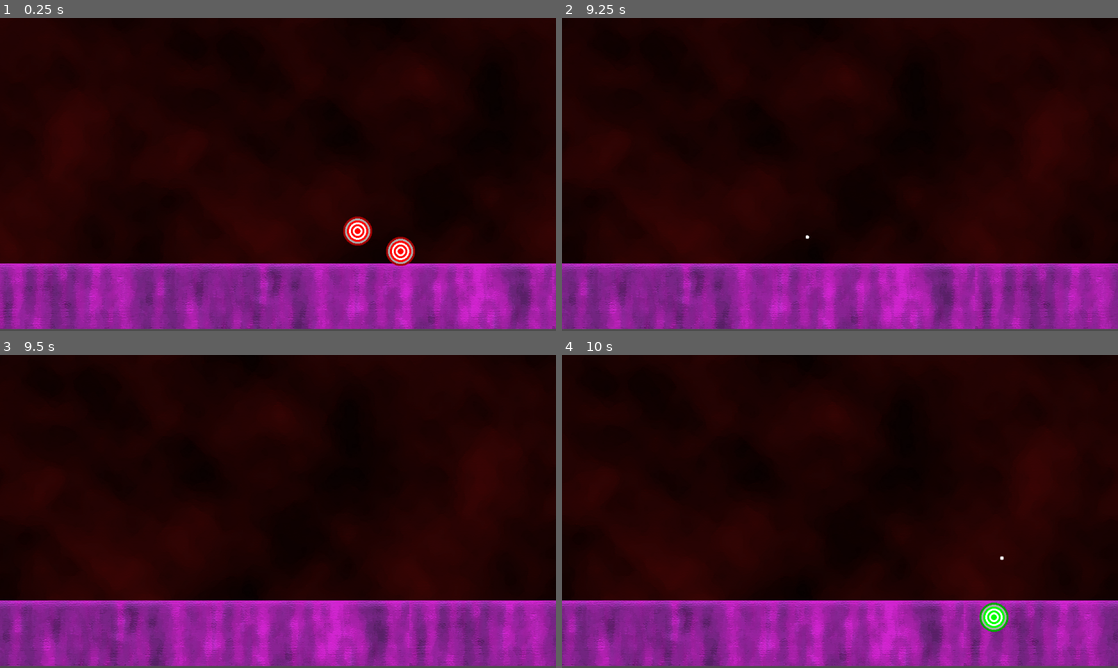
Above: before the commit, frames 1-4 (two rows, left to right).
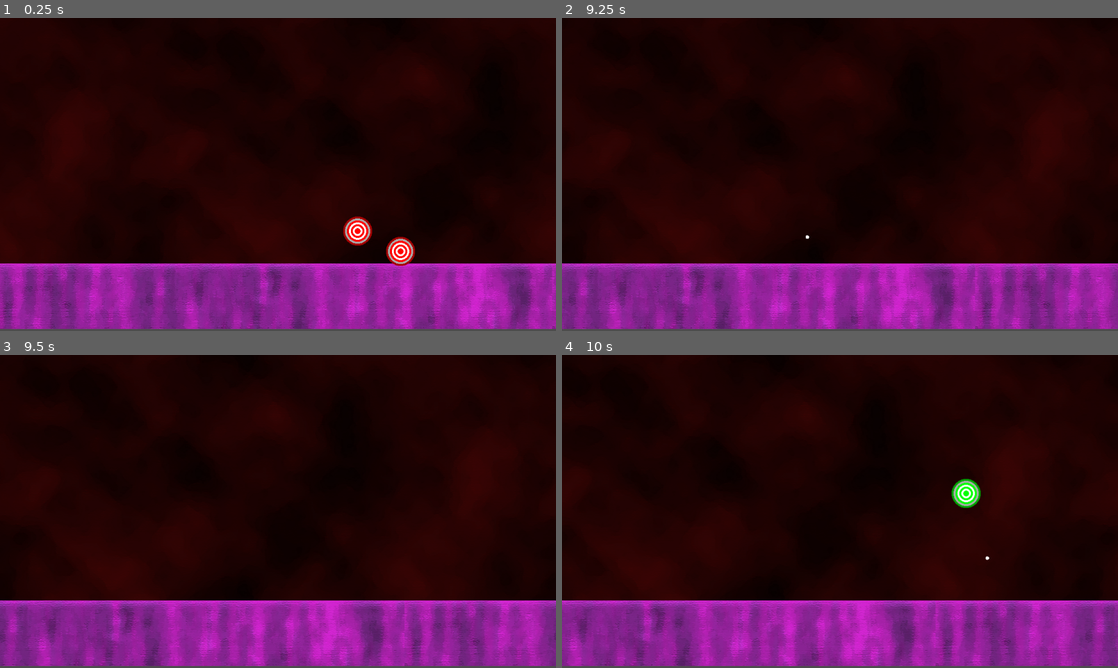
Above: after the commit, the same moments.

Repository: davididev/lightgungame
Game: Godot game, scene res://Scenes/Bonus1.tscn
Two runs of this game, one before a commit and one after it. Both use one fixed random seed, a clock stepped at 60 frames per second and the inputs below.
Inputs (mouse positions are in pixels of both pictures, inside the frame that each line leads up to):
- Up to frame 1 (0.25 s): no input
- Up to frame 2 (9.25 s): move the mouse to (962, 158) at 0.52 s; click (962, 158) at 0.67 s; move the mouse to (728, 190) at 1.27 s; click (728, 190) at 1.42 s; move the mouse to (895, 105) at 2.02 s; click (895, 105) at 2.17 s; move the mouse to (812, 237) at 2.77 s; click (812, 237) at 2.92 s; move the mouse to (1006, 221) at 3.52 s; click (1006, 221) at 3.67 s; move the mouse to (673, 127) at 4.27 s; click (673, 127) at 4.42 s; move the mouse to (867, 174) at 5.02 s; click (867, 174) at 5.17 s; move the mouse to (756, 96) at 5.77 s; click (756, 96) at 5.92 s; move the mouse to (962, 158) at 6.52 s; click (962, 158) at 6.67 s; move the mouse to (728, 190) at 7.27 s; click (728, 190) at 7.42 s; move the mouse to (895, 105) at 8.02 s; click (895, 105) at 8.17 s; move the mouse to (812, 237) at 8.77 s; click (812, 237) at 8.92 s
- Up to frame 3 (9.5 s): no input
- Up to frame 4 (10 s): move the mouse to (1006, 558) at 9.52 s; click (1006, 558) at 9.67 s

Frames 1-2 are identical in both runs. In frame 3, 4.7% of the frame differs, in the area x 0-100%, y 78-100%; in frame 4, 9.9%, in the area x 0-100%, y 16-100%.

Commit message:
Added Scene Vars / level step script
The level_step requires the leftmost to be first and the rightmost.
Overall idea is to change horizontal scrolling in the middle of the level.
It uses the top-left corner of the player camera.

Diff:
--- /dev/null
+++ b/LevelVars/level_step.gd
@@ -0,0 +1,5 @@
+extends Resource
+class_name LevelStep
+
+@export var horizontal_speed = 32.0;
+@export var ending_x = 1024.0;
--- /dev/null
+++ b/LevelVars/scene_vars.gd
@@ -0,0 +1,20 @@
+extends Node2D
+class_name SceneVars
+@export var steps : Array[LevelStep]
+
+static var MoveSpeed = 32.0;
+var current_step = -1;
+# Called when the node enters the scene tree for the first time.
+func _ready():
+	pass # Replace with function body.
+
+# Called every frame. 'delta' is the elapsed time since the previous frame.
+func _process(delta):
+	var current_x = Player.CameraX;
+	for n in range(steps.size() - 1, current_step, -1):  #Max to 0
+		#print("Current ", n, ": ", current_x, " vs", steps[n].ending_x)
+		if current_x > steps[n].ending_x:  #Finished current step
+			current_step = n;
+			break;
+		else:
+			SceneVars.MoveSpeed = steps[n].horizontal_speed
--- a/Prefabs/Enemies/spawn_point.gd
+++ b/Prefabs/Enemies/spawn_point.gd
@@ -13,7 +13,7 @@
 func _process(delta):
 	if spawned == false:
 		var check_x = global_position.x + 256.0;
-		print("Check ", check_x, "vs ", Player.CurrentX)
+		#print("Check ", check_x, "vs ", Player.CurrentX)
 		if Player.CurrentX > check_x:
 			if delay > 0.0:
 				delay -= delta;
--- a/Prefabs/Player.gd
+++ b/Prefabs/Player.gd
@@ -3,6 +3,7 @@
 
 static var GameStarted : bool = false;
 static var CurrentX : float = 0.0;
+static var CameraX : float = 0.0;
 @export var BulletPrefab : PackedScene;
 
 
@@ -19,9 +20,9 @@
 		pass;
 	var width : float = get_viewport_rect().size.x;
 	CurrentX = global_position.x + width;
-
+	CameraX = global_position.x;
 	var my_pos = position;
-	my_pos.x += 32.0 * delta;
+	my_pos.x += SceneVars.MoveSpeed * delta;
 	position = my_pos;
 
 	if jiggle_shape == true:
--- a/Scenes/Bonus1.tscn
+++ b/Scenes/Bonus1.tscn
@@ -6,6 +6,7 @@
 [ext_resource type="PackedScene" uid="uid://cpowr3ao3d2rj" path="res://Prefabs/Enemies/Target/TargetGreenJump.tscn" id="5_tf778"]
 [ext_resource type="Texture2D" uid="uid://ce5xl8dpxhg1" path="res://Backgrounds/BonusBackground1.png" id="6_gc0fw"]
 [ext_resource type="PackedScene" uid="uid://kl8ybcl4afwa" path="res://Prefabs/Enemies/Target/TargetBlueJump.tscn" id="6_khdwr"]
+[ext_resource type="PackedScene" uid="uid://biutsnx7r65lo" path="res://Scenes/Bonus1SceneVars.tscn" id="7_rofu0"]
 
 [node name="Node2D" type="Node2D"]
 
@@ -51,3 +52,6 @@
 [node name="BonusBackground3" type="Sprite2D" parent="."]
 position = Vector2(2880, 320)
 texture = ExtResource("6_gc0fw")
+
+[node name="SceneVars" parent="." instance=ExtResource("7_rofu0")]
+position = Vector2(-127, 391)
--- /dev/null
+++ b/Scenes/Bonus1SceneVars.tscn
@@ -0,0 +1,23 @@
+[gd_scene load_steps=6 format=3 uid="uid://biutsnx7r65lo"]
+
+[ext_resource type="Script" path="res://LevelVars/scene_vars.gd" id="1_kgx7n"]
+[ext_resource type="Script" path="res://LevelVars/level_step.gd" id="2_5sbne"]
+
+[sub_resource type="Resource" id="Resource_br0p6"]
+script = ExtResource("2_5sbne")
+horizontal_speed = 32.0
+ending_x = 300.0
+
+[sub_resource type="Resource" id="Resource_nlo6i"]
+script = ExtResource("2_5sbne")
+horizontal_speed = 128.0
+ending_x = 700.0
+
+[sub_resource type="Resource" id="Resource_ukjuf"]
+script = ExtResource("2_5sbne")
+horizontal_speed = 16.0
+ending_x = 3400.0
+
+[node name="SceneVars" type="Node2D"]
+script = ExtResource("1_kgx7n")
+steps = Array[ExtResource("2_5sbne")]([SubResource("Resource_br0p6"), SubResource("Resource_nlo6i"), SubResource("Resource_ukjuf")])
Not shown: 1 places in Scenes/Bonus1.tscn that only renumber resources
